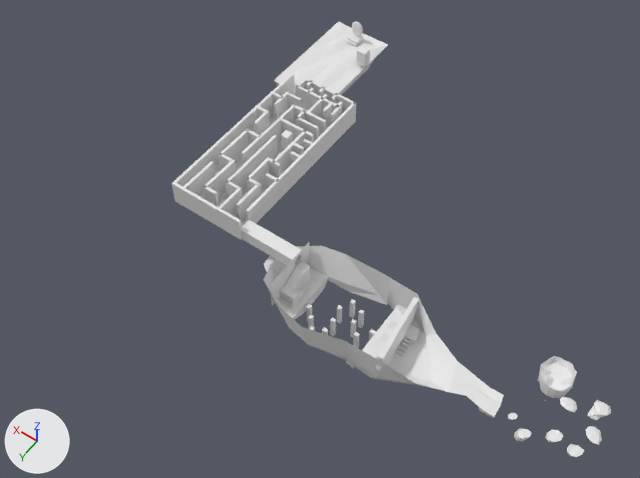
What one commit did to the Blender file COOLESGAMEProjekt/Assets/Graphics/3DModels/Levels/Gras-Level/Gras-Level.blend.
Camera for both pictures: a 50 mm camera at (-233.0, 1801.0, 3043.0) aimed at (1121.0, -93.0, 67.0). Lighting does not change. The marker at lower left points along +X, +Y and +Z.

Names of what the first picture shows: '1 Insel', '8 Insel', 'Cube.001', 'Cube.002', 'Labyrinth', 'Tunnel', 'große Insel', 'tür', 'übergang'.
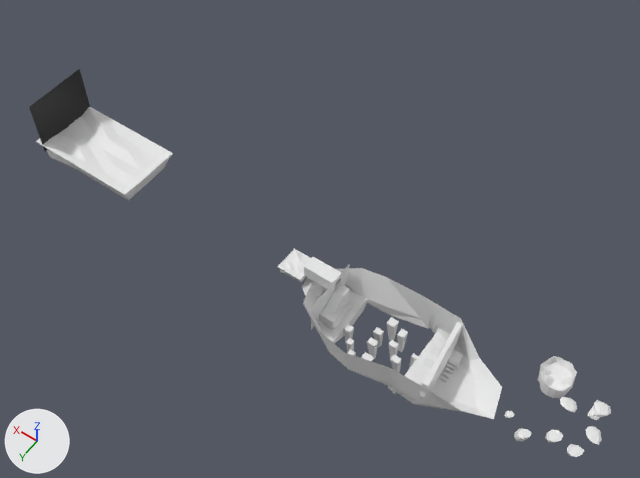
The change, as a list of edits to the scene's bpy script:
```text
Add mat_material:
    mat_material = principled_material('Material')
    mat_material.base_color = (0.000413, 0.000413, 0.000413)  # black #010101
Change me_cube_030:
    used by ob_große_insel; location = (1021.0, 163.0, 182.0); scale = (21.2, 19.6, 48.3)
    remove me_cube_030.from_pydata(...)  # 713 vertices, 482 faces; spans x -43.1..8.3, y -8.1..12.4, z -3.1..2.3
    add me_cube_030.from_pydata(...)  # 615 vertices, 386 faces; spans x -34.5..8.3, y -8.1..12.4, z -3.1..2.3
    me_cube_030 part 1: the loose piece of 98 vertices spanning x -43.1..-32.7, y -1.6..5.2, z -1.7..-0.6 is deleted
    me_cube_030 part 2
    2 vertices are removed from x -2.0, y 1.0..4.6, z -0.9..0.2
    8 faces are deleted
    32 vertices move from x -15.3..-1.0, y -2.1..8.5, z -1.0..-0.9 to x -15.3..-1.0, y -3.1..9.5, z -1.0..-0.9
    2 vertices are added at (-2.0, -0.9, -0.9), (-2.0, 4.7, 0.2)
    8 new faces join them
Add me_plane:
    me_plane.from_pydata([(-1.0, -1.0, 0.0), (1.0, -1.0, 0.0), (-1.0, 1.0, 0.0), (1.0, 1.0, 0.0)], [], [(0, 1, 3, 2)])
    me_plane.materials.append(mat_material)  # black #010101
Remove ob_cube_002:
    ob_cube_002 = bpy.data.objects.new('Cube.002', me_cube_014)
    ob_cube_002.location = (1625.0, -1098.0, 231.0)
    ob_cube_002.scale = (29.0, 25.6, 9.68)
    _m = ob_cube_002.modifiers.new('Subdivision', 'SUBSURF')
    _m.subdivision_type = 'SIMPLE'
Change ob_8_insel:
    ob_8_insel.location: (66.0, 203.0, 141.0) -> (78.0, 203.0, 141.0)
Change ob_große_insel:
    ob_große_insel.location: (1021.0, 163.0, 182.0) -> (834.0, 160.0, 177.0)
Change ob_tunnel:
    ob_tunnel.location: (1178.0, 160.0, 254.0) -> (925.0, 160.0, 254.0)
    ob_tunnel.scale: (133.0, 30.2, 29.5) -> (68.3, 30.2, 29.5)
Remove ob_labyrinth:
    ob_labyrinth = bpy.data.objects.new('Labyrinth', me_cube_041)
    ob_labyrinth.location = (1650.0, -216.0, 279.0)
    ob_labyrinth.rotation_euler = (0.0, 0.0, 3.142)  # degrees (0, 0, 180)
    ob_labyrinth.scale = (6.48, 410.0, 56.0)
Change ob_übergang:
    ob_übergang.location: (1629.0, -899.0, 176.0) -> (2118.0, 148.0, 176.0)
    ob_übergang.rotation_euler: (0.0, 0.0, 0.0) -> (0.0, 0.0, 1.571)  # degrees (0, 0, 0) -> degrees (0, 0, 90)
Remove ob_tür:
    ob_tür = bpy.data.objects.new('tür', me_cube_008)
    ob_tür.location = (1626.0, -1111.0, 283.0)
    ob_tür.rotation_euler = (0.0, 0.0, 1.571)  # degrees (0, 0, 90)
    ob_tür.scale = (13.2, 37.0, 48.8)
    _m = ob_tür.modifiers.new('Subdivision', 'SUBSURF')
    _m.levels = 3
Remove ob_cube_001:
    ob_cube_001 = bpy.data.objects.new('Cube.001', me_cube_013)
    ob_cube_001.location = (1490.0, -960.0, 280.0)
    ob_cube_001.scale = (23.4, 19.4, 38.3)
    _m = ob_cube_001.modifiers.new('Subdivision', 'SUBSURF')
    _m.subdivision_type = 'SIMPLE'
Add ob_plane:
    ob_plane = bpy.data.objects.new('Plane', me_plane)
    ob_plane.location = (2343.0, 142.0, 317.0)
    ob_plane.rotation_euler = (-3.142, 1.571, 0.0)  # degrees (-180, 90, 0)
    ob_plane.scale = (136.0, 147.0, 40.4)
Add ob_übergang_001:
    ob_übergang_001 = bpy.data.objects.new('übergang.001', me_cube_007.copy())  # the mesh of ob_übergang
    ob_übergang_001.location = (1050.0, 163.0, 205.0)
    ob_übergang_001.rotation_euler = (0.0, 0.0, 1.571)  # degrees (0, 0, 90)
    ob_übergang_001.scale = (36.7, 48.2, 36.7)
```

Pixel boxes [x1, y1, x2, y2] of what changed, in the pictures (640 x 478 px; the box of a moved part takes in the faces that stretch with it):
'große Insel', reshaped, moved (17% narrower, 12% shorter): before [263, 242, 504, 418]; after [302, 265, 502, 419]
'Labyrinth', deleted: before [172, 73, 546, 401]
'übergang', moved, turned: before [274, 22, 388, 95]; after [36, 107, 173, 200]
'Plane', added (black): after [29, 69, 90, 151]
'Tunnel', moved, rescaled (38% narrower, 28% shorter): before [241, 220, 301, 265]; after [304, 257, 341, 289]
'übergang.001', added: after [277, 248, 311, 282]
'Cube.001', deleted: before [356, 46, 370, 67]
'tür', deleted: before [352, 21, 363, 36]
'Cube.002', deleted: before [348, 33, 363, 44]
'8 Insel', moved: before [508, 413, 518, 420]; after [504, 411, 515, 418]
part 1 of me_cube_030, deleted: before [448, 361, 504, 418]
part 2 of me_cube_030, moved or reshaped: before [289, 286, 364, 348]; after [329, 303, 408, 373]
